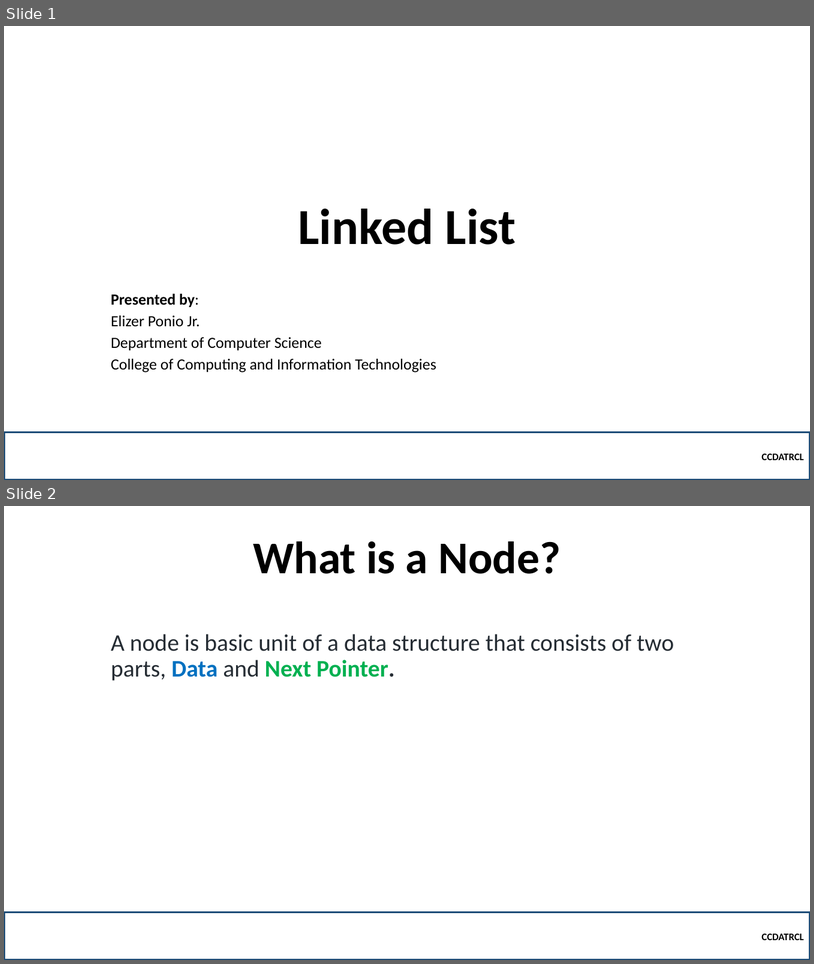
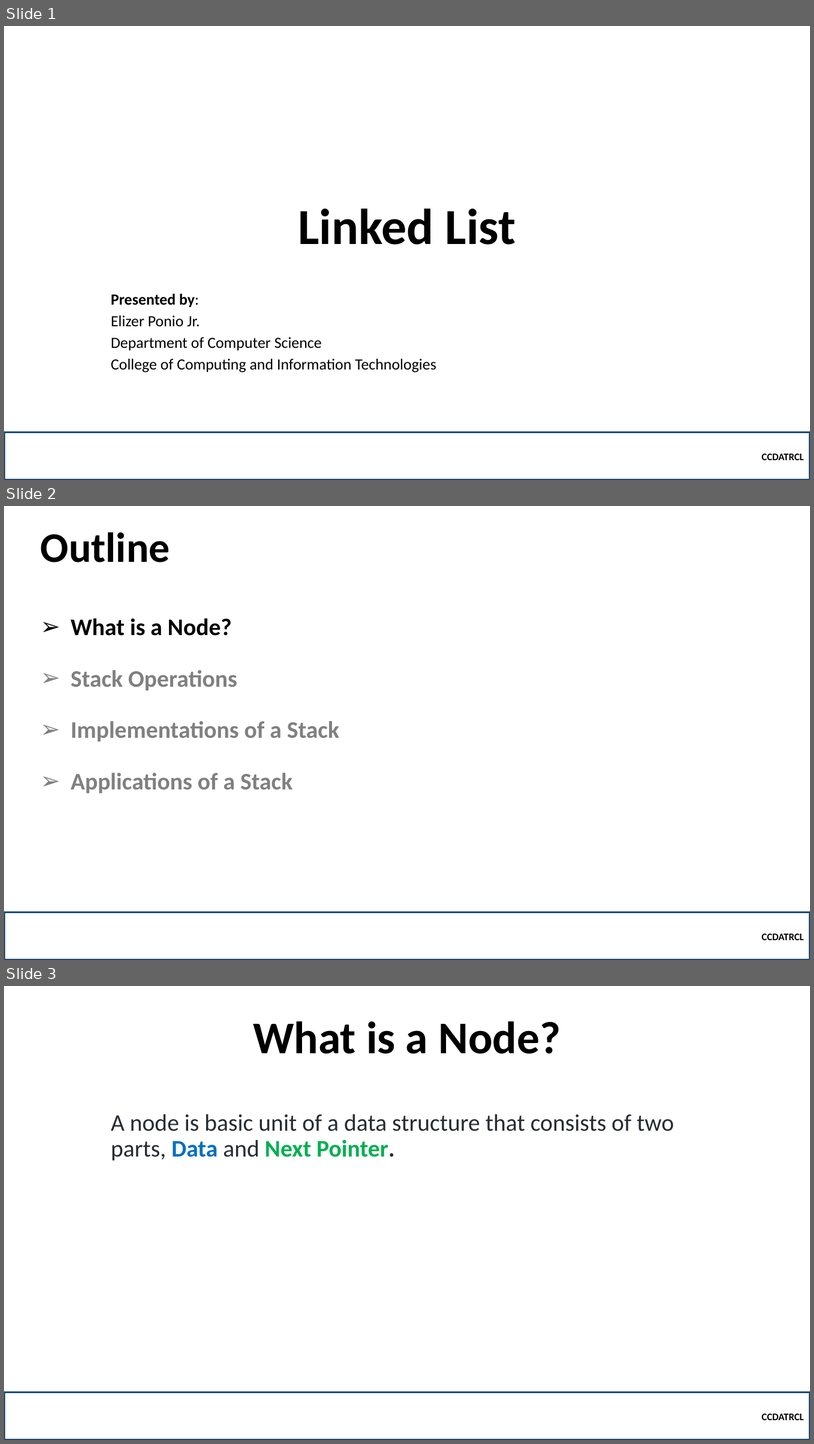
Before and after one commit to robitussin/CCDATRCL, a slide deck: 2 - Linked List/Linkedlist.pptx. Shown one above the other, each under a label of ours: slides 1 and 2 before the commit, slides 1, 2 and 3 after it. The pictures are 814x964 and 814x1444 pixels, drawn with LibreOffice and Linux fonts; fonts in the diff are those of the drawing; background and template pictures are left out. Boxes give left, top, right and bottom in pixels: in the first picture for what was removed or moved away, otherwise in the second. Text is boxed around its words. In the diff, an @@ line names an element or a change of style, - is before the commit and + after.

```diff
--- a/2 - Linked List/Linkedlist.pptx
+++ b/2 - Linked List/Linkedlist.pptx
@@ slide 2 added at (x1=4, y1=506, x2=810, y2=960), background picture (left out) @@
@@ title added at (x1=41, y1=532, x2=170, y2=562), 50 pt, text #000000, bold @@
+Outline
@@ text added at (x1=71, y1=618, x2=339, y2=793), 28.3 pt, text #808080, bold @@
+➢ What is a Node?
+➢ Stack Operations
+➢ Implementations of a Stack
+➢ Applications of a Stack
@@ rectangle added at (x1=4, y1=912, x2=810, y2=960), outline #1F4E79 2.25 pt, 12 pt, text #000000, bold @@
+CCDATRCL
@@ what was slide 2 is now slide 3 @@
```
Also in this commit, not shown: 2 other slides added.
